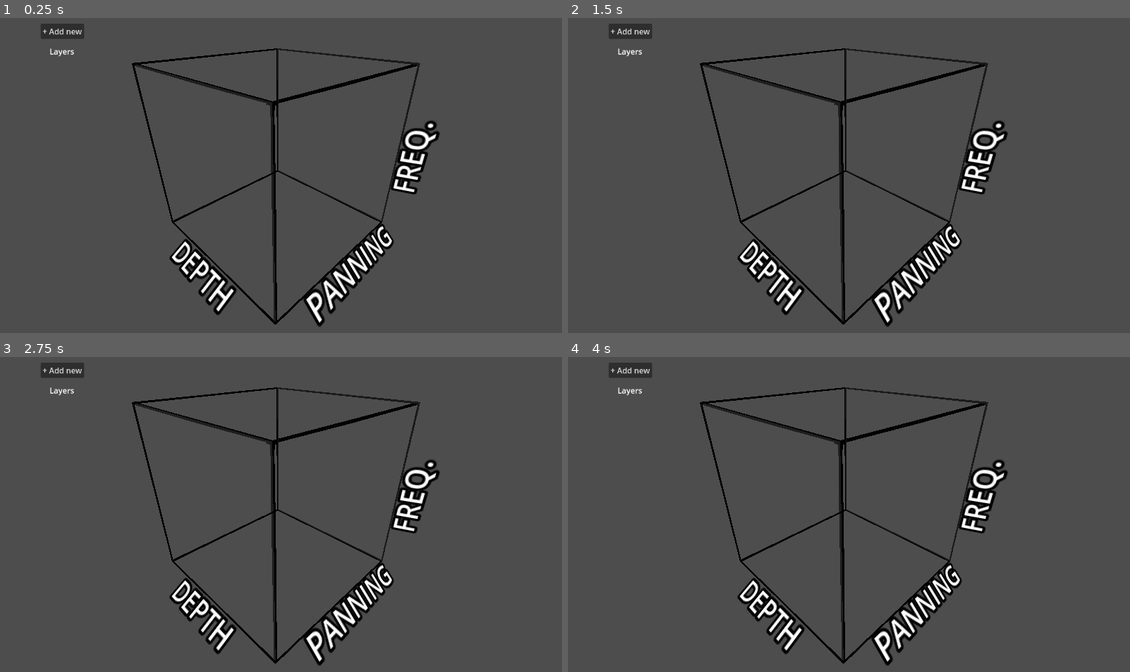
Above: before the commit, frames 1-4 (two rows, left to right).
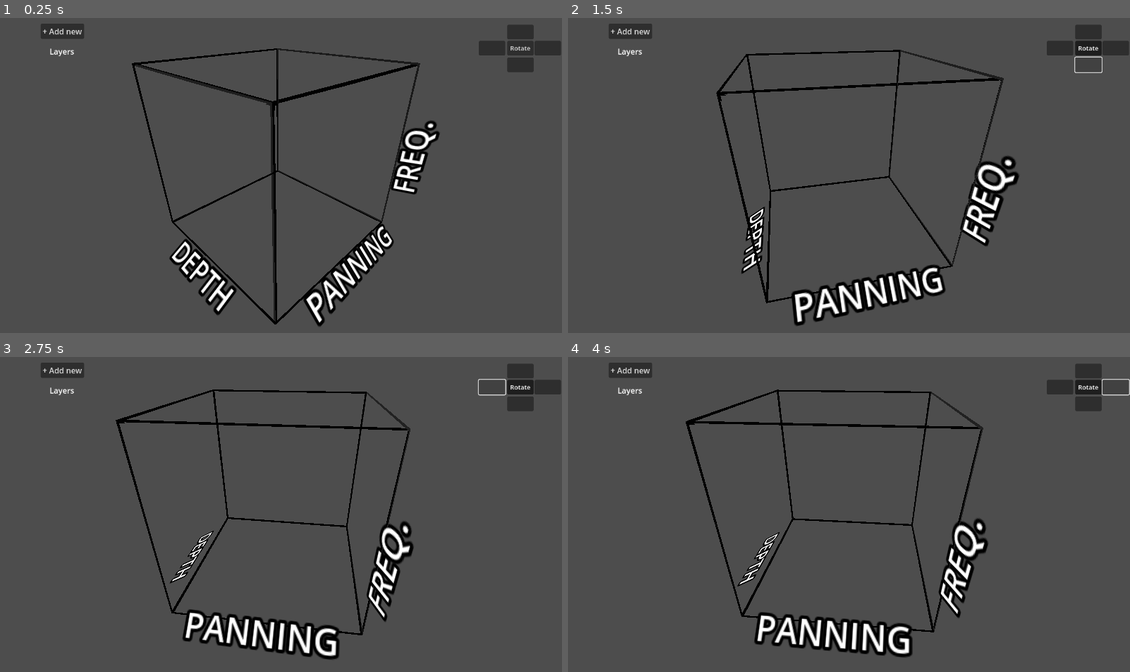
Above: after the commit, the same moments.

Repository: Maxi0272/DDU-eksamen
Game: Godot game, scene res://main.tscn
The game is run twice, just before and just after one commit, with the same random seed, the same clock (stepped at 60 frames per second) and the same inputs.
Inputs (mouse positions are in pixels of both pictures, inside the frame that each line leads up to):
- Up to frame 1 (0.25 s): no input
- Up to frame 2 (1.5 s): click (1090, 49) at 0.5 s, where only the run after the commit has a clickable "Rotate"; click (1090, 65) at 1.27 s
- Up to frame 3 (2.75 s): click (494, 388) at 2.02 s
- Up to frame 4 (4 s): click (1090, 369) at 2.77 s; click (1113, 388) at 3.52 s

The runs differ from the first frame. In frame 1, 1.0% of the frame differs, in the area x 85-100%, y 2-18%; in frame 2, 11%, in the area x 23-100%, y 2-98%; in frame 3, 10%; in frame 4, 10%.

Commit message:
Bug fixes and rotation buttons
Fixed an issue where layers wouldnt update the colour and name. Added rotation buttons

Diff:
--- a/Program/Camera_point.gd
+++ b/Program/Camera_point.gd
@@ -1,6 +1,6 @@
 extends Node3D
-
-
+var toggleL = false
+var toggleR = false
 # Called when the node enters the scene tree for the first time.
 func _ready():
 	pass # Replace wi
@@ -8,4 +8,30 @@
 
 # Called every frame. 'delta' is the elapsed time since the previous frame.
 func _process(_delta):
-	pass
+	if toggleL:
+		rotate_y(0.01)
+	if toggleR:
+		rotate_y(-0.01)
+
+func _on_middle_pressed():
+	if toggleL:
+		toggleL = false
+	else:
+		toggleL = true
+
+
+func _on_left_button_down():
+	toggleL = true
+
+func _on_left_button_up():
+	toggleL = false
+
+#Toggle for rotate LEFT
+
+func _on_right_button_down():
+	toggleR = true
+
+func _on_right_button_up():
+	toggleR = false
+
+#Toggle for rotate RIGHT
--- a/Program/Inner_box_template.gd
+++ b/Program/Inner_box_template.gd
@@ -1,16 +1,21 @@
 extends Control
 @onready var label = $Color_rect_vbox/Label
 @onready var color_rect = $Color_rect_vbox/ColorRect
+signal edit
 
 var box_id = Manager.id - 1
 
 func _ready():
 	size_flags_vertical = SIZE_EXPAND
+# 	Tænder for "Expand" på Hbox fordi dette ikke kan gøres i scenen da den ikke er barn af en control node
+
+func _process(delta):
 	label.text = Manager.test[box_id]["name"]
 	color_rect.color = Manager.test[box_id]["color"]
-# 	Tænder for "Expand" på Hbox fordi dette ikke kan gøres i scenen da den ikke er barn af en control node
-
 
 func _on_delete_pressed():
 	Manager.test[box_id]["hidden"] = true
 	queue_free()
+
+func _on_edit_pressed():
+	edit.emit(box_id)
--- a/Program/Inner_box_template.tscn
+++ b/Program/Inner_box_template.tscn
@@ -34,3 +34,4 @@
 text = "EDIT"
 
 [connection signal="pressed" from="Button_vbox/delete" to="." method="_on_delete_pressed"]
+[connection signal="pressed" from="Button_vbox/edit" to="." method="_on_edit_pressed"]
--- a/Program/main.gd
+++ b/Program/main.gd
@@ -13,7 +13,7 @@
 func _on_add_new_pressed():
 	new_box.show()
 	if Manager.shown == 0:
-		var new_dict = {Manager.id:{"id" : Manager.id, "name" : "", "color" : Color(0,0,0,1),  "freq_low" : 50, "freq_high" : 50, "pan_pos" : 50, "pan_size" : 50 ,"depth_low" : 50, "depth_high": 50, "hidden" : false}}
+		var new_dict = {Manager.id:{"id" : Manager.id, "name" : "", "color" : Color(0,0,0,1),  "freq_low" : 50, "freq_high" : 50, "pan_pos" : 50, "pan_size" : 50 ,"depth_low" : 50, "depth_high": 50, "hidden" : false, "editing" : false}}
 		Manager.test.merge(new_dict)
 		Manager.shown = 1
 	var box_3d = load("res://standard_box.tscn").instantiate()
--- a/Program/main.tscn
+++ b/Program/main.tscn
@@ -40,15 +40,13 @@
 pixel_size = 0.5
 text = "FREQ."
 
-[node name="Camera_rotation" type="Node3D" parent="."]
-
 [node name="Canvas_layer" type="CanvasLayer" parent="."]
 
 [node name="HUD" type="Control" parent="Canvas_layer"]
 layout_mode = 3
 anchors_preset = 0
-offset_right = 603.0
-offset_bottom = 326.0
+offset_right = 1154.0
+offset_bottom = 428.0
 
 [node name="Box_list_container" type="VBoxContainer" parent="Canvas_layer/HUD"]
 layout_mode = 0
@@ -84,13 +82,56 @@
 offset_right = -592.0
 offset_bottom = -35.0
 
+[node name="Middle" type="Button" parent="Canvas_layer/HUD"]
+layout_mode = 0
+offset_left = 1040.0
+offset_top = 51.0
+offset_right = 1094.0
+offset_bottom = 81.0
+theme_override_font_sizes/font_size = 13
+toggle_mode = true
+text = "Rotate"
+
+[node name="Down" type="Button" parent="Canvas_layer/HUD"]
+layout_mode = 0
+offset_left = 1040.0
+offset_top = 85.0
+offset_right = 1094.0
+offset_bottom = 115.0
+
+[node name="Left" type="Button" parent="Canvas_layer/HUD"]
+layout_mode = 0
+offset_left = 982.0
+offset_top = 51.0
+offset_right = 1036.0
+offset_bottom = 81.0
+
+[node name="Up" type="Button" parent="Canvas_layer/HUD"]
+layout_mode = 0
+offset_left = 1040.0
+offset_top = 18.0
+offset_right = 1094.0
+offset_bottom = 48.0
+
+[node name="Right" type="Button" parent="Canvas_layer/HUD"]
+layout_mode = 0
+offset_left = 1096.0
+offset_top = 51.0
+offset_right = 1150.0
+offset_bottom = 81.0
+
 [node name="Camera_point" type="Node3D" parent="."]
+transform = Transform3D(1, 0, 0, 0, 1, 0, 0, 0, 1, 50, 50, 50)
 script = ExtResource("4_6qh1k")
 
 [node name="Camera3D" type="Camera3D" parent="Camera_point"]
-transform = Transform3D(0.707107, -0.353553, 0.612372, 0, 0.866025, 0.5, -0.707107, -0.353553, 0.612372, 153, 120, 150)
+transform = Transform3D(0.707107, -0.353553, 0.612372, 0, 0.866025, 0.5, -0.707107, -0.353553, 0.612372, 103, 70, 100)
 fov = 60.0
 
 [connection signal="pressed" from="Canvas_layer/HUD/add_new" to="." method="_on_add_new_pressed"]
-[connection signal="buttonpress" from="Canvas_layer/HUD/New_box" to="." method="_on_new_box_buttonpress"]
 [connection signal="buttonpress" from="Canvas_layer/HUD/New_box" to="Canvas_layer/HUD/Box_list_container" method="_on_new_box_buttonpress"]
+[connection signal="pressed" from="Canvas_layer/HUD/Middle" to="Camera_point" method="_on_middle_pressed"]
+[connection signal="button_down" from="Canvas_layer/HUD/Left" to="Camera_point" method="_on_left_button_down"]
+[connection signal="button_up" from="Canvas_layer/HUD/Left" to="Camera_point" method="_on_left_button_up"]
+[connection signal="button_down" from="Canvas_layer/HUD/Right" to="Camera_point" method="_on_right_button_down"]
+[connection signal="button_up" from="Canvas_layer/HUD/Right" to="Camera_point" method="_on_right_button_up"]
--- a/Program/new_box.gd
+++ b/Program/new_box.gd
@@ -9,27 +9,38 @@
 @onready var depth_slider_high = $VBoxContainer/depth_field_wet/depth_slider_high
 @onready var depth_slider_low = $VBoxContainer/depth_field_dry/depth_slider_low
 @onready var box_list_container = $"../Box_list_container"
+@onready var new_box = $"."
 var self_id = 0
+var editing_id = 0
+var hidden_box = false
 
 func _ready():
 	pass
 
 func _process(_delta):
-	pass
+	var box_list_children = box_list_container.get_children()
+	for i in box_list_children:
+		if i.is_connected("edit",edit):
+			pass
+		else:
+			i.connect("edit",edit)
 
 
 func _on_add_but_pressed():
+	hidden_box = Manager.test[editing_id]["hidden"]
 	Manager.id += 1
 	self_id = Manager.id
-	color_button.color = Color(0, 0, 0, 1)
-	var new_dict = {Manager.id:{"id" : Manager.id, "name" : "", "color" : Color(0,0,0,1),  "freq_low" : 50, "freq_high" : 50, "pan_pos" : 50 , "pan_size" : 50, "depth_low" : 50, "depth_high": 50, "hidden" : false}}
+	var new_dict = {Manager.id:{"id" : Manager.id, "name" : "", "color" : Color(0,0,0,1),  "freq_low" : 50, "freq_high" : 50, "pan_pos" : 50 , "pan_size" : 50, "depth_low" : 50, "depth_high": 50, "hidden" : false, "editing" : false}}
 	Manager.test.merge(new_dict)
-	print (Manager.test)
-	print ("\n \n \n \n")
+	if Manager.test[editing_id]["editing"] == true:
+		pass
+	else:
+		buttonpress.emit()
+	Manager.test[editing_id]["editing"] = false
+	self.hide()
 	reset_slider()
-	self.hide()
 	Manager.shown = 0
-	buttonpress.emit()
+
 
 
 func reset_slider():
@@ -40,36 +51,78 @@
 	depth_slider_high.value = 50
 	depth_slider_low.value = 50
 	name_edit.text = ""
+	color_button.color = Color(0, 0, 0, 1)
 
-
+func edit(box_id):
+	editing_id = box_id
+	Manager.test[box_id]["editing"] = true
+	freq_slider_range.value = Manager.test[box_id]["freq_low"]
+	freq_slider_pos.value = Manager.test[box_id]["freq_high"]
+	pan_slider_size.value = Manager.test[box_id]["pan_size"]
+	pan_slider_pos.value = Manager.test[box_id]["pan_pos"]
+	depth_slider_high.value = Manager.test[box_id]["depth_high"]
+	depth_slider_low.value = Manager.test[box_id]["depth_low"]
+	name_edit.text = Manager.test[box_id]["name"]
+	color_button.color = Color(Manager.test[box_id]["color"])
+	self.show()
+	print(box_id)
 
 func _on_freq_slider_low_value_changed(value):
-	var freq_low = value
-	Manager.test[self_id]["freq_low"] = freq_low
-
+	if Manager.test[editing_id]["editing"] == true and not hidden_box:
+		var freq_low = value
+		Manager.test[editing_id]["freq_low"] = freq_low
+	else:
+		var freq_low = value
+		Manager.test[self_id]["freq_low"] = freq_low
 
 func _on_freq_slider_high_value_changed(value):
-	var freq_high = value
-	Manager.test[self_id]["freq_high"] = freq_high
+	if Manager.test[editing_id]["editing"] == true and not hidden_box:
+		var freq_high = value
+		Manager.test[editing_id]["freq_high"] = freq_high
+	else:
+		var freq_high = value
+		Manager.test[self_id]["freq_high"] = freq_high
 
 func _on_pan_slider_left_value_changed(value):
-	var pan_pos = value
-	Manager.test[self_id]["pan_pos"] = pan_pos
+	if Manager.test[editing_id]["editing"] == true and not hidden_box:
+		var pan_pos = value
+		Manager.test[editing_id]["pan_pos"] = pan_pos
+	else:
+		var pan_pos = value
+		Manager.test[self_id]["pan_pos"] = pan_pos
 
 func _on_pan_slider_size_value_changed(value):
-	var pan_size = value
-	Manager.test[self_id]["pan_size"] = pan_size
+	if Manager.test[editing_id]["editing"] == true and not hidden_box:
+		var pan_size = value
+		Manager.test[editing_id]["pan_size"] = pan_size
+	else:
+		var pan_size = value
+		Manager.test[self_id]["pan_size"] = pan_size
 
 func _on_depth_slider_low_value_changed(value):
-	var depth_low = value
-	Manager.test[self_id]["depth_low"] = depth_low
+	if Manager.test[editing_id]["editing"] == true and not hidden_box:
+		var depth_low = value
+		Manager.test[editing_id]["depth_low"] = depth_low
+	else:
+		var depth_low = value
+		Manager.test[self_id]["depth_low"] = depth_low
 
 func _on_depth_slider_high_value_changed(value):
-	var depth_high = value
-	Manager.test[self_id]["depth_high"] = depth_high
+	if Manager.test[editing_id]["editing"] == true and not hidden_box:
+		var depth_high = value
+		Manager.test[editing_id]["depth_high"] = depth_high
+	else:
+		var depth_high = value
+		Manager.test[self_id]["depth_high"] = depth_high
 
 func _on_color_button_color_changed(color):
-	Manager.test[self_id]["color"] = color
+	if Manager.test[editing_id]["editing"] == true and not hidden_box:
+		Manager.test[editing_id]["color"] = color
+	else:
+		Manager.test[self_id]["color"] = color
 
 func _on_name_edit_text_changed():
-	Manager.test[self_id]["name"] = name_edit.text
+	if Manager.test[editing_id]["editing"] == true and not hidden_box:
+		Manager.test[editing_id]["name"] = name_edit.text
+	else:
+		Manager.test[self_id]["name"] = name_edit.text
--- a/Program/standard_box.gd
+++ b/Program/standard_box.gd
@@ -11,9 +11,6 @@
 	inner_box.material_override.set_transparency(1)
 
 
-
-func _on_delete_box():
-	queue_free()
 
 func clamping():
 	max = 100 - inner_box.size.y / 2
@@ -32,7 +29,6 @@
 
 func _process(_delta):
 	if Manager.test[id]["hidden"] == true:
-		Manager.test.erase(id)
 		queue_free()
 	else:
 		inner_box.size.y = Manager.test[id]["freq_low"] / 2
